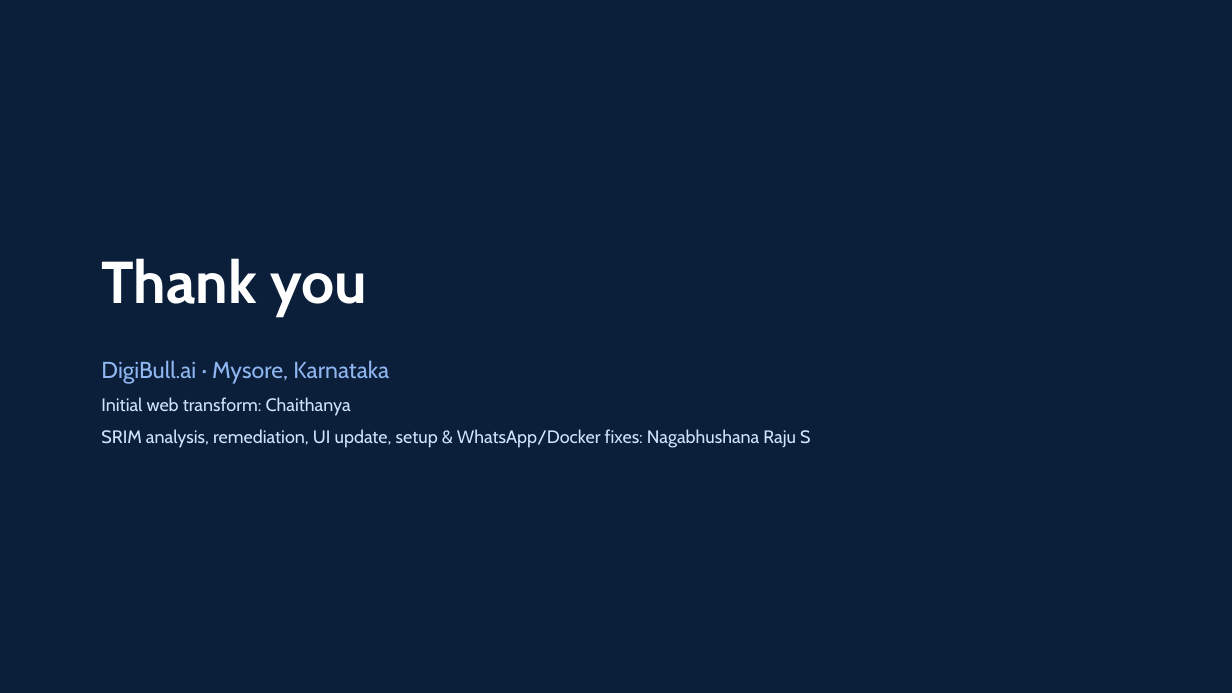
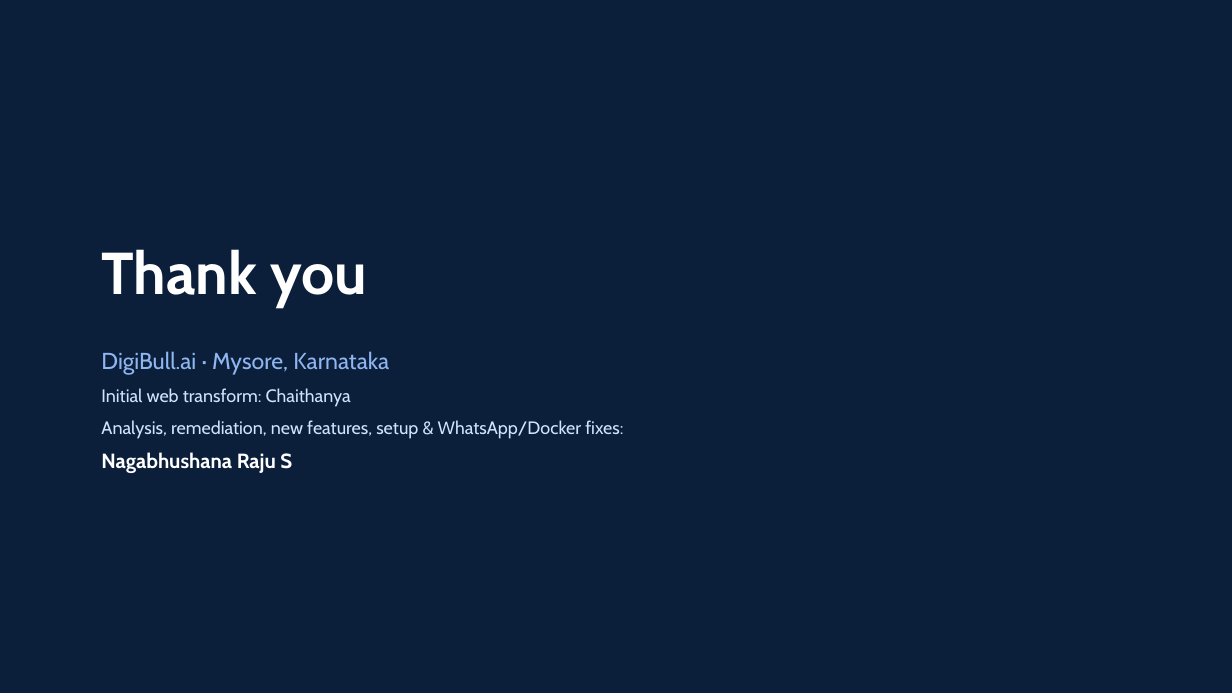
Before and after one commit to solutionsDigibull/SRIM-by_Digibull, a slide deck: slide 20 of SRIM/Accomplish/accomplish_Wrapper/LOCAL/docs/SRIM_Master_Deck.pptx (slide 16 before the commit). Drawn at 1232x693 pixels with LibreOffice and Linux fonts; fonts in the diff are those of the drawing. Boxes give left, top, right and bottom in pixels: in the first picture for what was removed or moved away, otherwise in the second. Text is boxed around its words. In the diff, an @@ line names an element or a change of style, - is before the commit and + after.

Commit message:
docs: master deck — restore full work breakdown (Chaithanya vs Nagabhushana)
20 slides now: adds a two-column Contributions slide and restores the
Bugs-fixed / Coverage / AI-questions slides; each phase slide carries an
explicit CHAITHANYA/NAGABHUSHANA attribution kicker.

```diff
--- a/SRIM/Accomplish/accomplish_Wrapper/LOCAL/docs/SRIM_Master_Deck.pptx
+++ b/SRIM/Accomplish/accomplish_Wrapper/LOCAL/docs/SRIM_Master_Deck.pptx
@@ text "Thank you": place and size @@
-text "Thank you" at box(101, 258, 367, 317)
+text "Thank you" at box(101, 249, 367, 308)
@@ text "DigiBull.ai · Mysore, Karnataka": place and size @@
-text "DigiBull.ai · Mysore, Karnataka" at box(101, 360, 810, 448)
+text "DigiBull.ai · Mysore, Karnataka" at box(101, 351, 623, 473)
@@ text at box(101, 420, 623, 473): text changed @@
-SRIM analysis, remediation, UI update, setup & WhatsApp/Docker fixes: Nagabhushana Raju S
+Analysis, remediation, new features, setup & WhatsApp/Docker fixes:
+Nagabhushana Raju S
```
Also in this commit, not shown: 15 other slides changed, 4 slides added.
